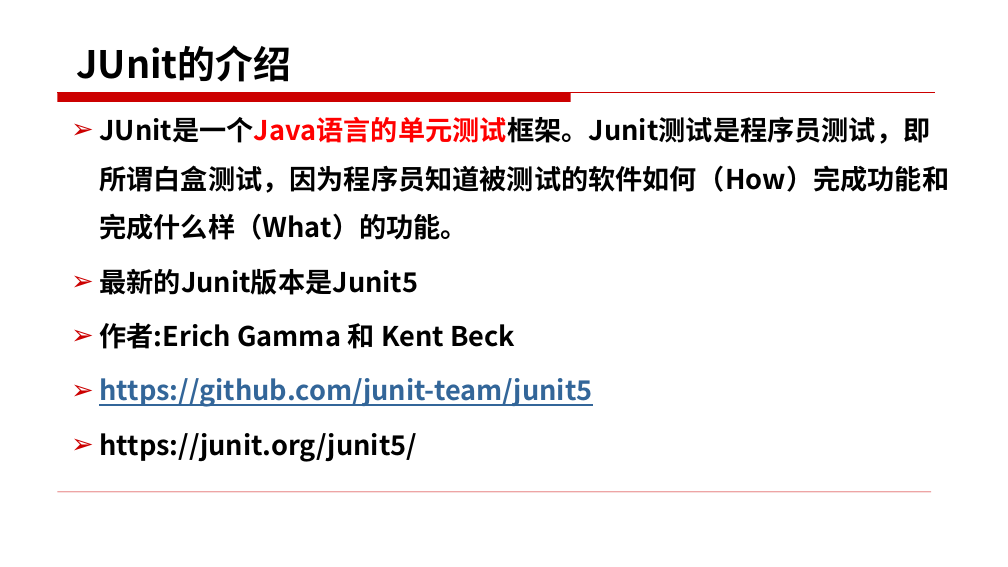
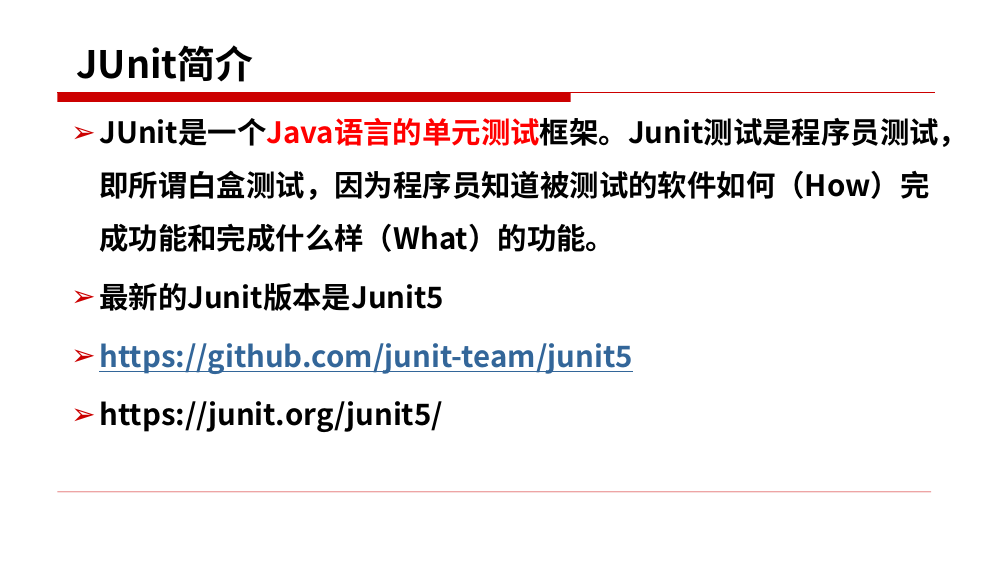
Before and after one commit to edu2act/course-foundation-software-tesing, a slide deck: slide 4 of materials/slides/7.2.pptx (slide 7 before the commit). Drawn at 1008x567 pixels with LibreOffice and Linux fonts; fonts in the diff are those of the drawing. Boxes give left, top, right and bottom in pixels: in the first picture for what was removed or moved away, otherwise in the second. Text is boxed around its words. In the diff, an @@ line names an element or a change of style, - is before the commit and + after.

```diff
--- a/materials/slides/7.2.pptx
+++ b/materials/slides/7.2.pptx
@@ title at (76, 45, 253, 82): text changed @@
-JUnit的介绍
+JUnit简介
@@ text "JUnit是一个Java语言的单元测试框架。Junit测试是程序员测试，即所谓白盒测试，因为程序员知道被测试的软件如何（ ..." at (99, 118, 968, 432): size 19.4 to 21 pt @@
@@ text at (99, 323, 515, 349): paragraph removed @@
-➢ 作者:Erich Gamma 和 Kent Beck
```
Also in this commit, not shown: 4 other slides changed, 12 slides added, 5 slides removed.
